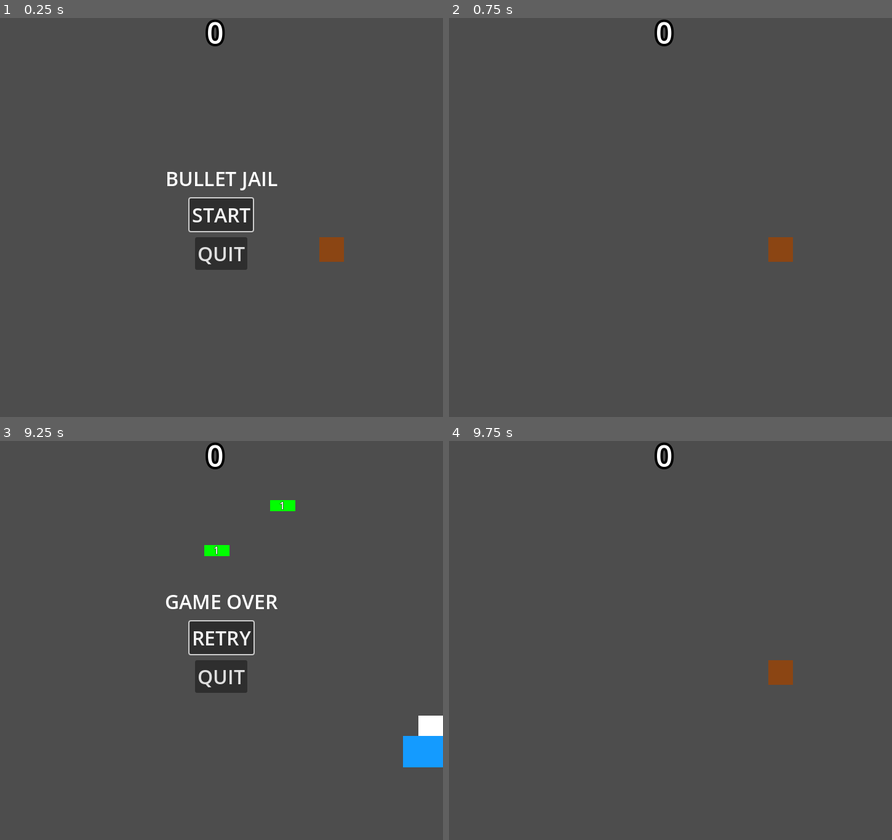
Above: before the commit, frames 1-4 (two rows, left to right).
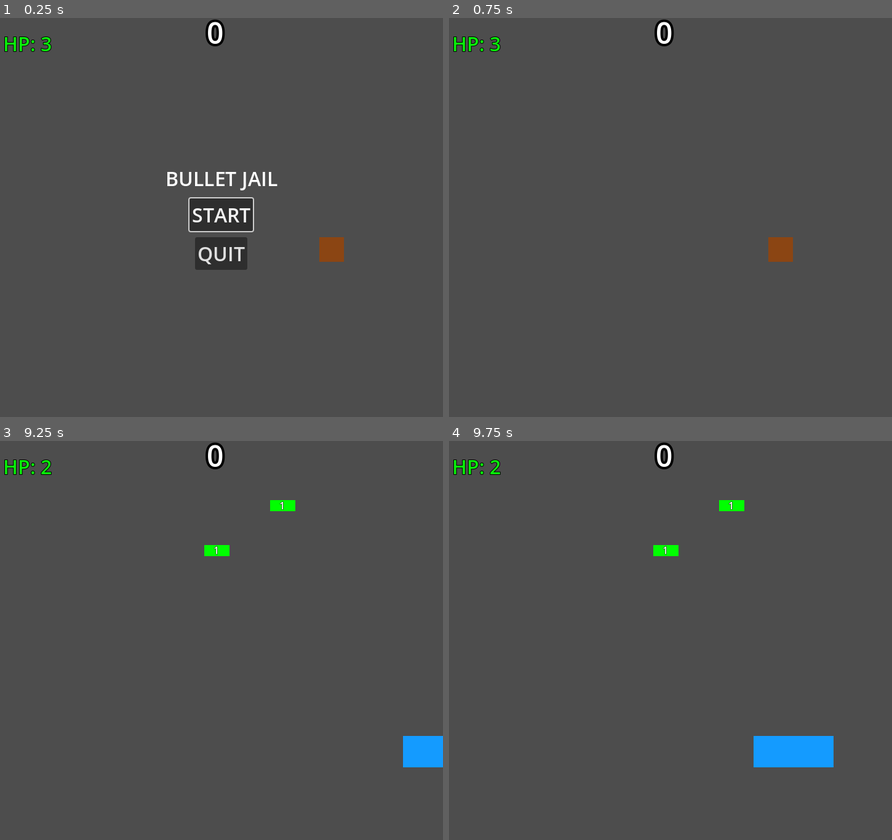
Above: after the commit, the same moments.

Repository: DeadPlant09/Bullet-jail
Game: Godot game, scene res://Scenes/World.tscn
The game is run twice, just before and just after one commit, with the same random seed, the same clock (stepped at 60 frames per second) and the same inputs.
Inputs (mouse positions are in pixels of both pictures, inside the frame that each line leads up to):
- Up to frame 1 (0.25 s): no input
- Up to frame 2 (0.75 s): click "START" at 0.5 s
- Up to frame 3 (9.25 s): tap Enter at 1.25 s; hold Right (ui_right) 1.28-2.03 s; hold Down (ui_down) 2.03-2.78 s; hold Right (ui_right) 2.78-3.53 s; hold Up (ui_up) 3.53-4.28 s; hold Left (ui_left) 4.28-5.78 s; hold Down (ui_down) 5.78-6.53 s; hold Right (ui_right) 6.53-7.28 s; hold Up (ui_up) 7.28-8.03 s; hold Right (ui_right) 8.03-8.78 s; hold Down (ui_down) from 8.78 s (still down)
- Up to frame 4 (9.75 s): release Down (ui_down) at 9.5 s; click (670, 636) at 9.5 s, where only the run before the commit has a clickable "RETRY"

The runs differ from the first frame. In frame 1, 0.2% of the frame differs, in the area x 0-12%, y 4-9%; in frame 2, 0.2%; in frame 3, 3.1%, in the area x 0-100%, y 4-74%; in frame 4, 2.3%.

Commit message:
Added HP
Also added Invincablity frames, and updated the HP label to the current HP.

Diff:
--- a/bullet-jail/Scenes/Hanbox.tscn
+++ b/bullet-jail/Scenes/Hanbox.tscn
@@ -1,10 +1,47 @@
-[gd_scene load_steps=4 format=3 uid="uid://bql3k7fohk0v5"]
+[gd_scene load_steps=7 format=3 uid="uid://bql3k7fohk0v5"]
 
 [ext_resource type="Script" uid="uid://dan1sthwwwqg7" path="res://Scripts/hanbox.gd" id="1_qyy4q"]
 [ext_resource type="Script" uid="uid://bpf5oakep45ci" path="res://Scripts/caller.gd" id="2_m2qvs"]
 
 [sub_resource type="RectangleShape2D" id="RectangleShape2D_ip6n6"]
 size = Vector2(40, 40)
+
+[sub_resource type="Animation" id="Animation_m2qvs"]
+resource_name = "blinking"
+length = 0.7
+tracks/0/type = "value"
+tracks/0/imported = false
+tracks/0/enabled = true
+tracks/0/path = NodePath("ColorRect:visible")
+tracks/0/interp = 1
+tracks/0/loop_wrap = true
+tracks/0/keys = {
+"times": PackedFloat32Array(0, 0.13333334, 0.3, 0.46666667, 0.7),
+"transitions": PackedFloat32Array(1, 1, 1, 1, 1),
+"update": 1,
+"values": [true, false, true, false, true]
+}
+
+[sub_resource type="Animation" id="Animation_4qcd0"]
+length = 0.001
+tracks/0/type = "value"
+tracks/0/imported = false
+tracks/0/enabled = true
+tracks/0/path = NodePath("ColorRect:visible")
+tracks/0/interp = 1
+tracks/0/loop_wrap = true
+tracks/0/keys = {
+"times": PackedFloat32Array(0),
+"transitions": PackedFloat32Array(1),
+"update": 1,
+"values": [true]
+}
+
+[sub_resource type="AnimationLibrary" id="AnimationLibrary_t2tys"]
+_data = {
+&"RESET": SubResource("Animation_4qcd0"),
+&"blinking": SubResource("Animation_m2qvs")
+}
 
 [node name="Hanbox (player)" type="CharacterBody2D"]
 z_index = 1
@@ -40,4 +77,13 @@
 [node name="CollisionShape2D" type="CollisionShape2D" parent="hitbox"]
 shape = SubResource("RectangleShape2D_ip6n6")
 
+[node name="Invincablity Timer" type="Timer" parent="."]
+wait_time = 0.5
+one_shot = true
+
+[node name="Invincablity Animation" type="AnimationPlayer" parent="."]
+libraries = {
+&"": SubResource("AnimationLibrary_t2tys")
+}
+
 [connection signal="area_entered" from="hitbox" to="hitbox" method="when_bullet_hit"]
--- a/bullet-jail/Scenes/World.tscn
+++ b/bullet-jail/Scenes/World.tscn
@@ -60,7 +60,6 @@
 autostart = true
 
 [node name="Health Label" type="Label" parent="UI"]
-visible = false
 z_index = 3
 offset_left = 5.0
 offset_top = 19.0
@@ -70,7 +69,7 @@
 theme_override_colors/font_outline_color = Color(0, 0, 0, 1)
 theme_override_constants/outline_size = 4
 theme_override_font_sizes/font_size = 32
-text = "Health: 0"
+text = "HP: 0"
 
 [node name="Score Label" type="Label" parent="UI"]
 z_index = 3
--- a/bullet-jail/Scripts/World.gd
+++ b/bullet-jail/Scripts/World.gd
@@ -10,12 +10,17 @@
 @onready var spawn_timer: Timer = $"UI/spawn timer"
 @onready var health_label: Label = $"UI/Health Label"
 @onready var score_label: Label = $"UI/Score Label"
+@onready var hanbox: CharacterBody2D = $"Hanbox (player)"
 
 
 # functions
 func _ready() -> void:
+	health_label.text = "HP: " + str(hanbox.hp)
+
+	Global.Collected_Money.connect(update_score)
+	hanbox.update_health_bar.connect(Update_Health_Bar)
 	spawn_timer.timeout.connect(spawn_random_bullet)
-	Global.Collected_Money.connect(update_score)
+
 
 func spawn_random_bullet():
 	if not Global.game_runing or not start_spawn: return
@@ -41,6 +46,9 @@
 		instance.rotation_degrees = 90.0
 		instance_move_component.velocity = Vector2(0, -290)
 
+func Update_Health_Bar(health:int):
+	print("HP: " + str(health))
+	health_label.text = "HP: " + str(health)
 
 func update_score():
 	score_label.text = str(Global.money)
--- a/bullet-jail/Scripts/hanbox.gd
+++ b/bullet-jail/Scripts/hanbox.gd
@@ -1,17 +1,26 @@
 extends CharacterBody2D
+
+# signals
+signal update_health_bar(health: int)
 
 # export variables
 @export var debug:bool
 
 # variables
-var HP:int
+@onready var invincablity_animation: AnimationPlayer = $"Invincablity Animation"
+@onready var invincablity_timer: Timer = $"Invincablity Timer"
+const max_hp = 3
+var hp:int:
+	set(value):
+		hp = value
+		print("hp change")
+		emit_signal("update_health_bar", hp)
 var speed = 300
 
 func _ready() -> void:
 	Start()
 
 func _process(_delta: float) -> void:
-
 	if not Global.game_runing: return
 
 	var player_input = Input.get_vector("ui_left", "ui_right", "ui_up", "ui_down")
@@ -23,9 +32,22 @@
 
 func Start():
 	$ColorRect.color = Color.SADDLE_BROWN
-	HP = 3
+	hp = max_hp
 
 
-func Got_Hit(): # you died
+func Got_Hit():
+
+	var dead = hp == 0
+	var invincablity_on = not invincablity_timer.is_stopped()
+
+	if invincablity_on: return
+
+	hp -= 1
+	invincablity_timer.start(0.7)
+	invincablity_animation.play("blinking")
+
+
+	if not dead: return
+
 	$ColorRect.color = Color.WHITE
 	Global.Game_Over.emit()
--- a/bullet-jail/project.godot
+++ b/bullet-jail/project.godot
@@ -22,6 +22,7 @@
 [display]
 
 window/size/viewport_width=720
+window/size/resizable=false
 
 [layer_names]
 
